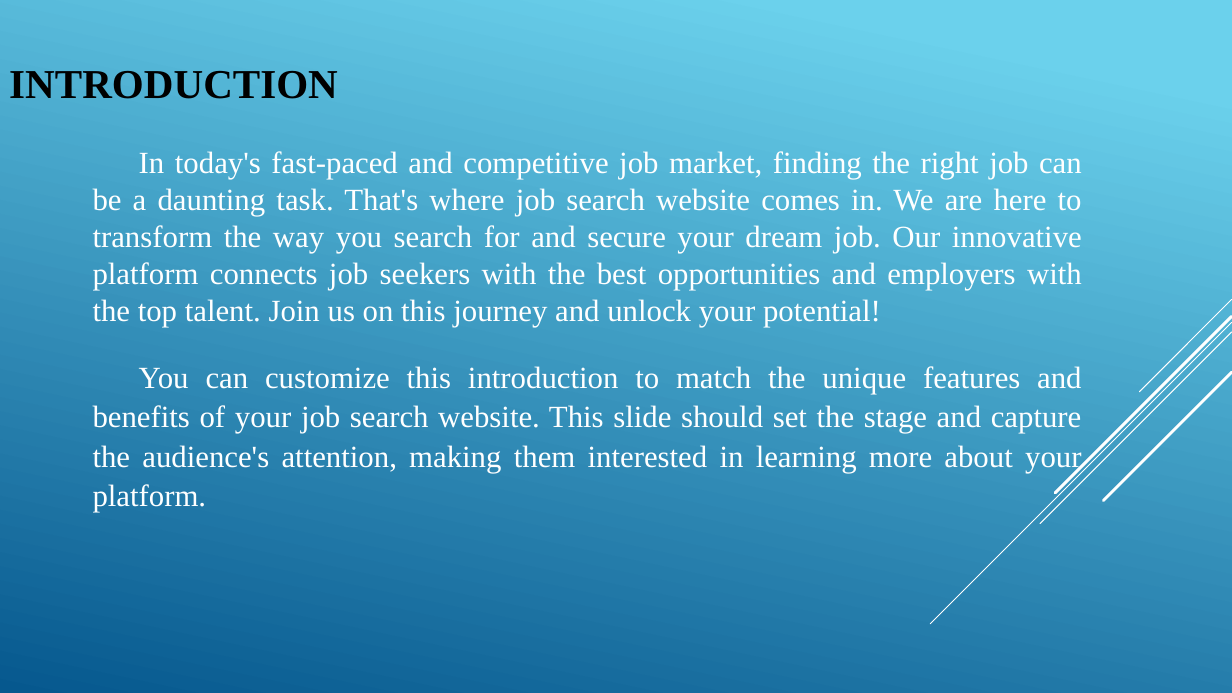
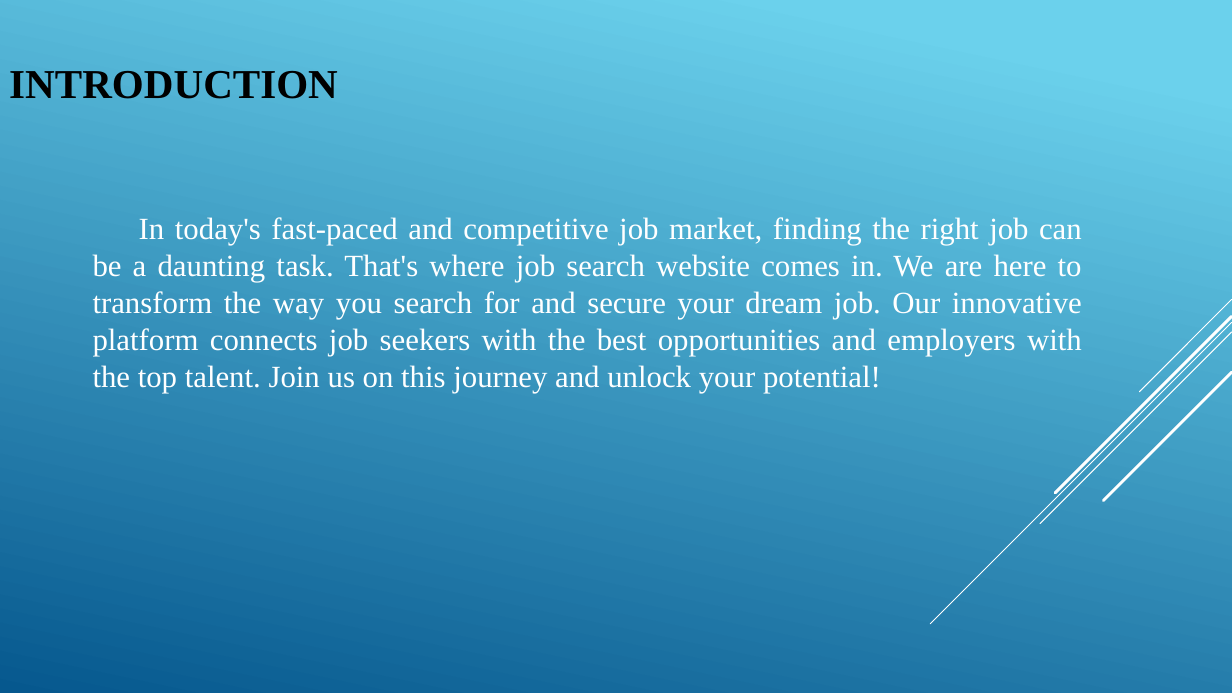
Before and after one commit to ram9360/Naanmudhalvan01, a slide deck: slide 2 of Team Member 02/Assessment 01/Job Search Website.pptx. Drawn at 1232x693 pixels with LibreOffice and Linux fonts; fonts in the diff are those of the drawing. Boxes give left, top, right and bottom in pixels: in the first picture for what was removed or moved away, otherwise in the second. Text is boxed around its words. In the diff, an @@ line names an element or a change of style, - is before the commit and + after.

```diff
--- a/Team Member 02/Assessment 01/Job Search Website.pptx
+++ b/Team Member 02/Assessment 01/Job Search Website.pptx
@@ text at box(93, 366, 1082, 512): paragraph removed @@
-You can customize this introduction to match the unique features and benefits of your job search website. This slide should set the stage and capture the audience's attention, making them interested in learning more about your platform.
```
